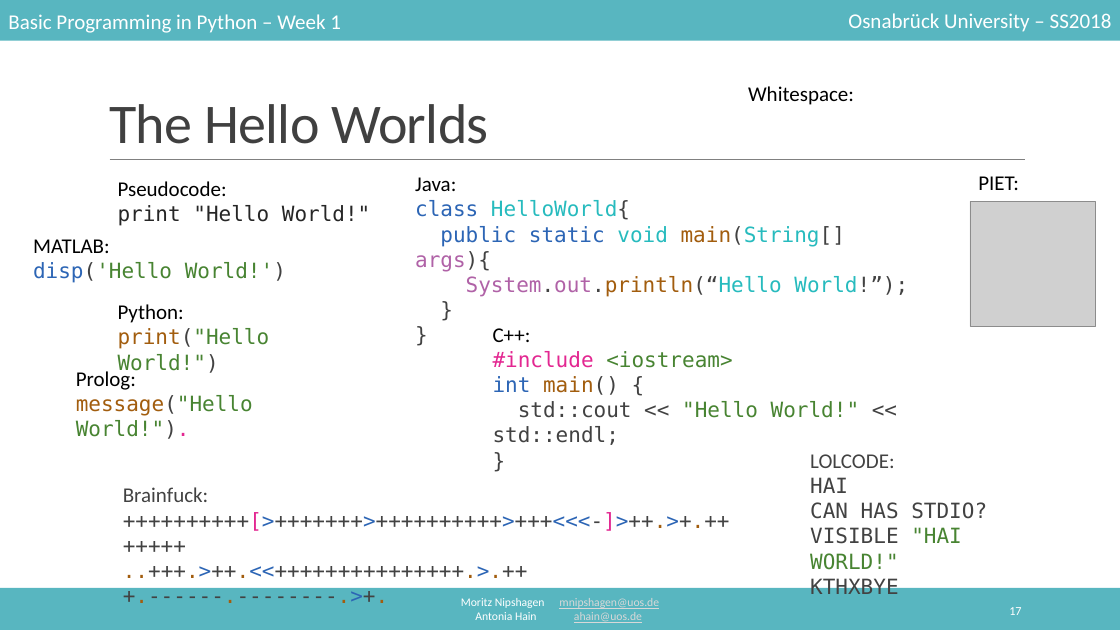
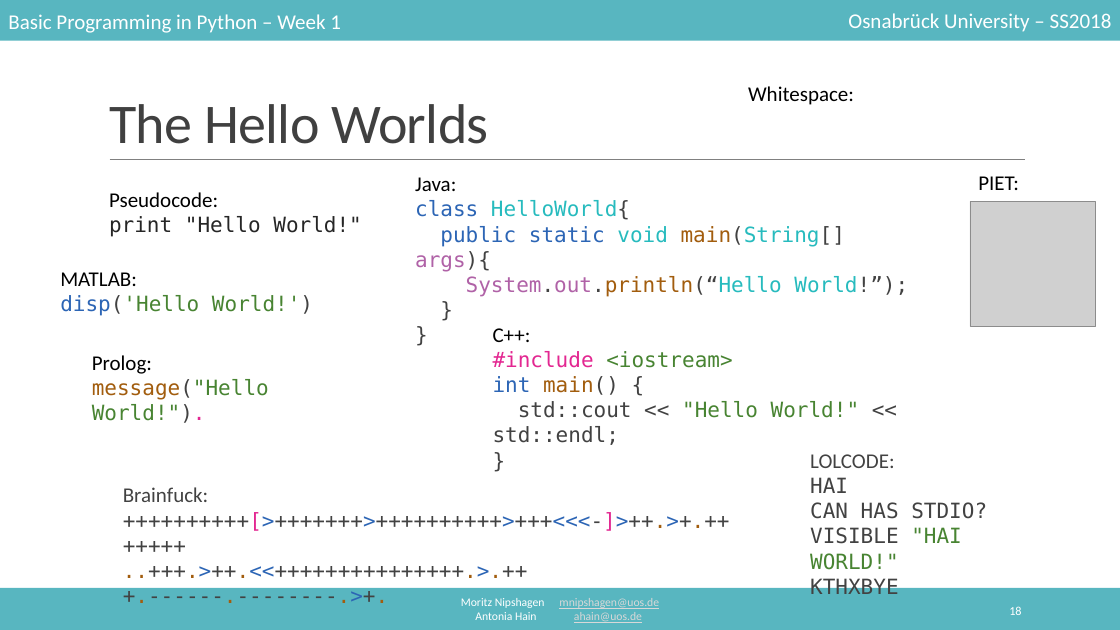
Before and after one commit to mnipshagen/monty, a slide deck: slide 18 of 2018/01/Hello_World.pptx (slide 17 before the commit). Drawn at 1120x630 pixels with LibreOffice and Linux fonts; fonts in the diff are those of the drawing; grey boxes stand for pictures. Boxes give left, top, right and bottom in pixels: in the first picture for what was removed or moved away, otherwise in the second. Text is boxed around its words. In the diff, an @@ line names an element or a change of style, - is before the commit and + after.

```diff
--- a/2018/01/Hello_World.pptx
+++ b/2018/01/Hello_World.pptx
@@ text "Pseudocode:" moved from (x1=118, y1=181, x2=370, y2=226) to (x1=109, y1=192, x2=361, y2=237) @@
@@ text "MATLAB:" moved from (x1=33, y1=239, x2=286, y2=283) to (x1=60, y1=272, x2=313, y2=316) @@
@@ text removed at (x1=118, y1=304, x2=270, y2=373) @@
-Python:
-print("Hello World!")
@@ text "Prolog:" moved from (x1=76, y1=368, x2=253, y2=439) to (x1=92, y1=355, x2=269, y2=423) @@
@@ page number at (x1=1009, y1=606, x2=1021, y2=615): text changed @@
-17
+18
```
Also in this commit, not shown: 9 other slides changed, 4 slides added, 1 slide removed, 1 other file.
